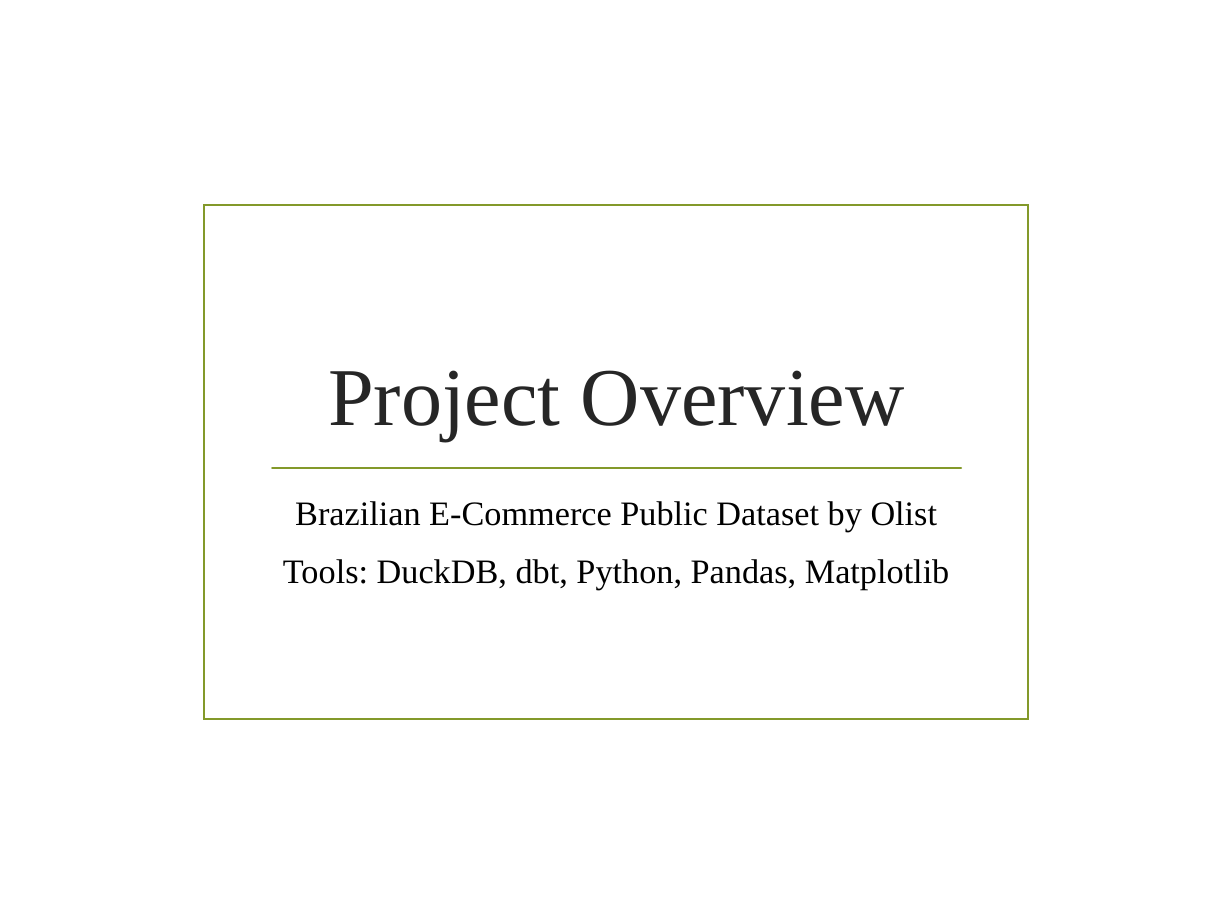
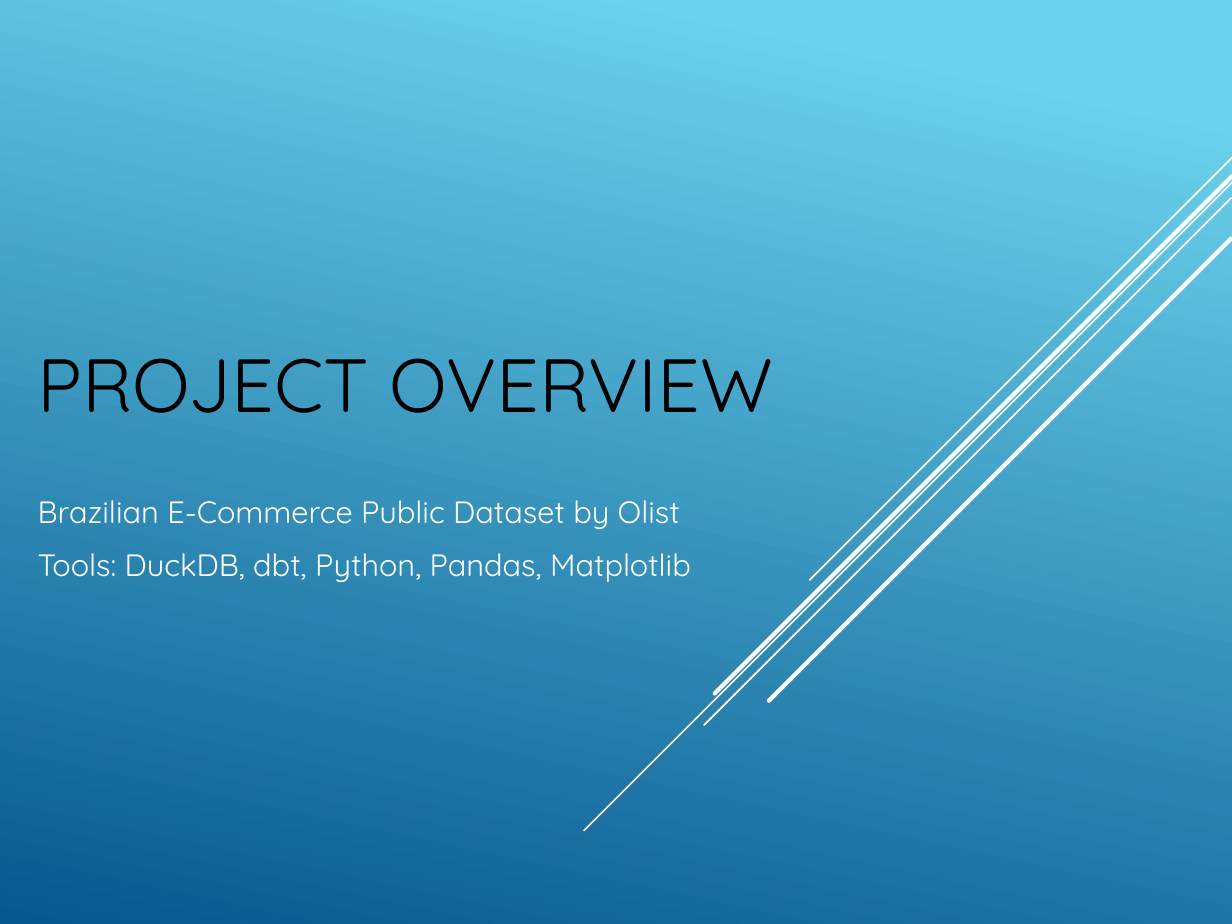
Before and after one commit to weihg27/ecommerce-project, a slide deck: slide 1 of slices/Olist_Ecommerce_Project_Presentation.pptx. Drawn at 1232x924 pixels with LibreOffice and Linux fonts; fonts in the diff are those of the drawing; background and template pictures are left out. Boxes give left, top, right and bottom in pixels: in the first picture for what was removed or moved away, otherwise in the second. Text is boxed around its words. In the diff, an @@ line names an element or a change of style, - is before the commit and + after.

```diff
--- a/slices/Olist_Ecommerce_Project_Presentation.pptx
+++ b/slices/Olist_Ecommerce_Project_Presentation.pptx
@@ background picture (left out) to gradient #6ED2EB to #06588E @@
@@ rectangle removed at (205,205,1029,719) @@
@@ group added at (584,158,1232,830): 5 lines @@
@@ title at (38,358,773,413): text changed; size 48 to 44 pt; font Times New Roman to Quicksand; text colour #262626 to #000000 @@
-Project Overview
+PROJECT OVERVIEW
@@ line removed from (272, 468) to (961, 468) @@
@@ subtitle "Brazilian E-Commerce Public Dataset by ...": place and size @@
-subtitle "Brazilian E-Commerce Public Dataset by ..." at (283,501,950,590)
+subtitle "Brazilian E-Commerce Public Dataset by ..." at (38,500,691,582)
@@ subtitle "Brazilian E-Commerce Public Dataset by ..." at (38,500,691,582): size 20 to 18 pt, font Times New Roman to Quicksand, text colour #000000 to #FFFFFF; alignment centre to left @@
```
Also in this commit, not shown: 6 other slides changed, 8 slides added, 2 slides removed, 1 other file.
